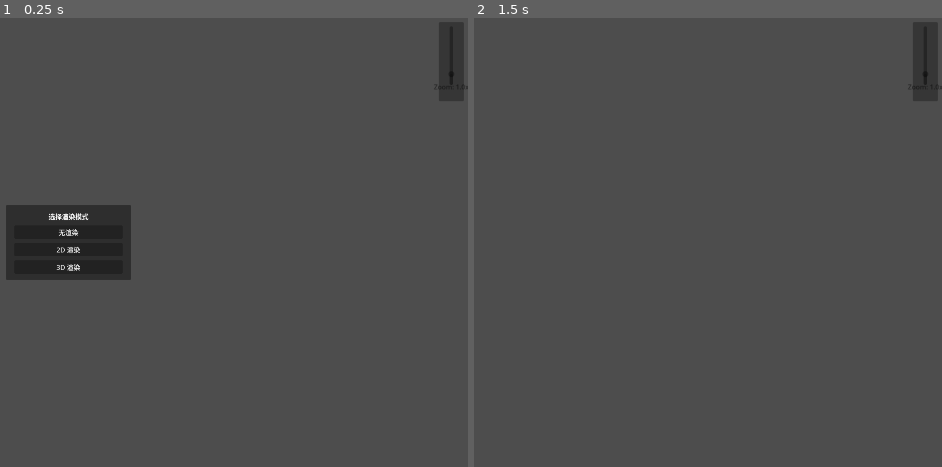
Above: before the commit, frames 1-2 (left to right).
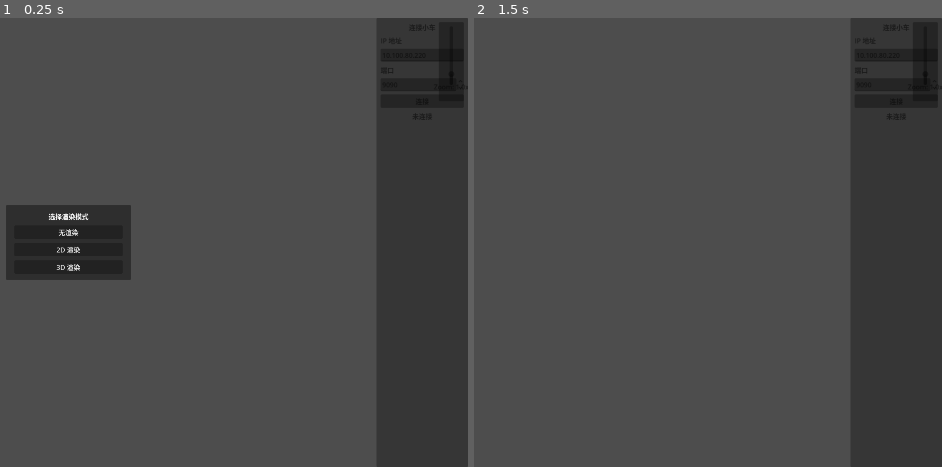
Above: after the commit, the same moments.

Repository: LYK-ce/Pictor
Game: Godot game, scene res://src/main/main.tscn
Two runs of this game, one before a commit and one after it. Both use one fixed random seed, a clock stepped at 60 frames per second and the inputs below. The project has no main scene, so this scene is started directly.
Inputs (mouse positions are in pixels of both pictures, inside the frame that each line leads up to):
- Up to frame 1 (0.25 s): no input
- Up to frame 2 (1.5 s): click (895, 103) at 0.5 s, where only the run after the commit has a clickable "连接"; click "无渲染" at 1.25 s

The runs differ from the first frame. In frame 1, 1.8% of the frame differs, in the area x 81-100%, y 1-23%; in frame 2, 1.8%.
Error after the commit: Cannot call method 'instantiate' on a null value. (res://src/websocket/websocket_manager.gd:38)

Commit message:
WebSocketManager with connection UI (IP/port/connect)

Diff:
--- a/src/main/main.gd
+++ b/src/main/main.gd
@@ -4,17 +4,17 @@
 ##
 ## Main — 项目入口，启动时弹菜单选择渲染模式。
 
-@export var ws_scene: PackedScene
 @export var ih_scene: PackedScene
 @export var renderer_2d_scene: PackedScene
 @export var renderer_3d_scene: PackedScene
 @export var ui_scene: PackedScene
 @export var menu_scene: PackedScene
+@export var ws_manager_scene: PackedScene
 
 
 func _ready() -> void:
-	if ws_scene:
-		add_child(ws_scene.instantiate())
+	if ws_manager_scene:
+		add_child(ws_manager_scene.instantiate())
 	if ih_scene:
 		add_child(ih_scene.instantiate())
 	if ui_scene:
--- a/src/main/main.tscn
+++ b/src/main/main.tscn
@@ -1,7 +1,7 @@
 [gd_scene load_steps=7 format=3]
 
 [ext_resource type="Script" path="res://src/main/main.gd" id="1_main"]
-[ext_resource type="PackedScene" uid="" path="res://src/websocket_client/websocket_client.tscn" id="2_ws"]
+[ext_resource type="PackedScene" uid="" path="res://src/websocket/websocket_manager.tscn" id="2_ws"]
 [ext_resource type="PackedScene" uid="" path="res://src/input_handler/input_handler.tscn" id="3_ih"]
 [ext_resource type="PackedScene" uid="" path="res://src/renderer_2d/renderer_2d.tscn" id="4_r2d"]
 [ext_resource type="PackedScene" uid="" path="res://src/renderer_3d/renderer_3d.tscn" id="5_r3d"]
@@ -10,7 +10,7 @@
 
 [node name="Main" type="Node"]
 script = ExtResource("1_main")
-ws_scene = ExtResource("2_ws")
+ws_manager_scene = ExtResource("2_ws")
 ih_scene = ExtResource("3_ih")
 renderer_2d_scene = ExtResource("4_r2d")
 renderer_3d_scene = ExtResource("5_r3d")
--- /dev/null
+++ b/src/websocket/websocket_manager.gd
@@ -0,0 +1,58 @@
+extends Control
+## Present by KeJi
+## Date: 2026-06-18
+##
+## WebSocketManager — 连接管理 UI + WebSocketClient 生命周期
+
+@export var ws_client_scene: PackedScene
+
+@onready var _ip_input := $Panel/VBoxContainer/IP as LineEdit
+@onready var _port_input := $Panel/VBoxContainer/Port as SpinBox
+@onready var _btn := $Panel/VBoxContainer/Btn as Button
+@onready var _status := $Panel/VBoxContainer/Status as Label
+
+var _ws_client: Node = null
+var _connected := false
+
+
+func _ready() -> void:
+	_ip_input.text = "10.100.80.220"
+	_port_input.value = 9090
+	_status.text = "未连接"
+	_btn.text = "连接"
+	_btn.pressed.connect(_toggle)
+
+
+func _toggle() -> void:
+	if _connected:
+		_disconnect()
+	else:
+		_connect()
+
+
+func _connect() -> void:
+	var ip := _ip_input.text.strip_edges()
+	var port: int = int(_port_input.value)
+	var url := "ws://%s:%d" % [ip, port]
+
+	_ws_client = ws_client_scene.instantiate()
+	_ws_client.name = "WebSocketClient"
+	_ws_client.set("_url", url)  # 在 add_child 前设好，_ready() 会读取
+	get_parent().add_child(_ws_client)
+
+	_connected = true
+	_status.text = "已连接"
+	_btn.text = "断开"
+	_ip_input.editable = false
+	_port_input.editable = false
+
+
+func _disconnect() -> void:
+	if _ws_client:
+		_ws_client.queue_free()
+		_ws_client = null
+	_connected = false
+	_status.text = "未连接"
+	_btn.text = "连接"
+	_ip_input.editable = true
+	_port_input.editable = true
--- /dev/null
+++ b/src/websocket/websocket_manager.tscn
@@ -0,0 +1,64 @@
+[gd_scene load_steps=2 format=3]
+
+[ext_resource type="Script" path="res://src/websocket/websocket_manager.gd" id="1_mgr"]
+
+[node name="WebSocketManager" type="Control"]
+layout_mode = 3
+anchors_preset = 2
+anchor_top = 0.0
+anchor_bottom = 1.0
+anchor_left = 1.0
+anchor_right = 1.0
+offset_left = -220.0
+grow_horizontal = 0
+script = ExtResource("1_mgr")
+
+[node name="Panel" type="Panel" parent="."]
+layout_mode = 1
+anchors_preset = 15
+anchor_right = 1.0
+anchor_bottom = 1.0
+modulate = Color(0, 0, 0, 0.5)
+
+[node name="VBoxContainer" type="VBoxContainer" parent="Panel"]
+layout_mode = 1
+anchors_preset = 15
+anchor_right = 1.0
+anchor_bottom = 1.0
+offset_left = 10.0
+offset_top = 10.0
+offset_right = -10.0
+offset_bottom = -10.0
+theme_override_constants/separation = 8
+
+[node name="Title" type="Label" parent="Panel/VBoxContainer"]
+layout_mode = 2
+text = "连接小车"
+horizontal_alignment = 1
+
+[node name="IPLabel" type="Label" parent="Panel/VBoxContainer"]
+layout_mode = 2
+text = "IP 地址"
+
+[node name="IP" type="LineEdit" parent="Panel/VBoxContainer"]
+layout_mode = 2
+text = "10.100.80.220"
+
+[node name="PortLabel" type="Label" parent="Panel/VBoxContainer"]
+layout_mode = 2
+text = "端口"
+
+[node name="Port" type="SpinBox" parent="Panel/VBoxContainer"]
+layout_mode = 2
+min_value = 1.0
+max_value = 65535.0
+value = 9090.0
+
+[node name="Btn" type="Button" parent="Panel/VBoxContainer"]
+layout_mode = 2
+text = "连接"
+
+[node name="Status" type="Label" parent="Panel/VBoxContainer"]
+layout_mode = 2
+text = "未连接"
+horizontal_alignment = 1
